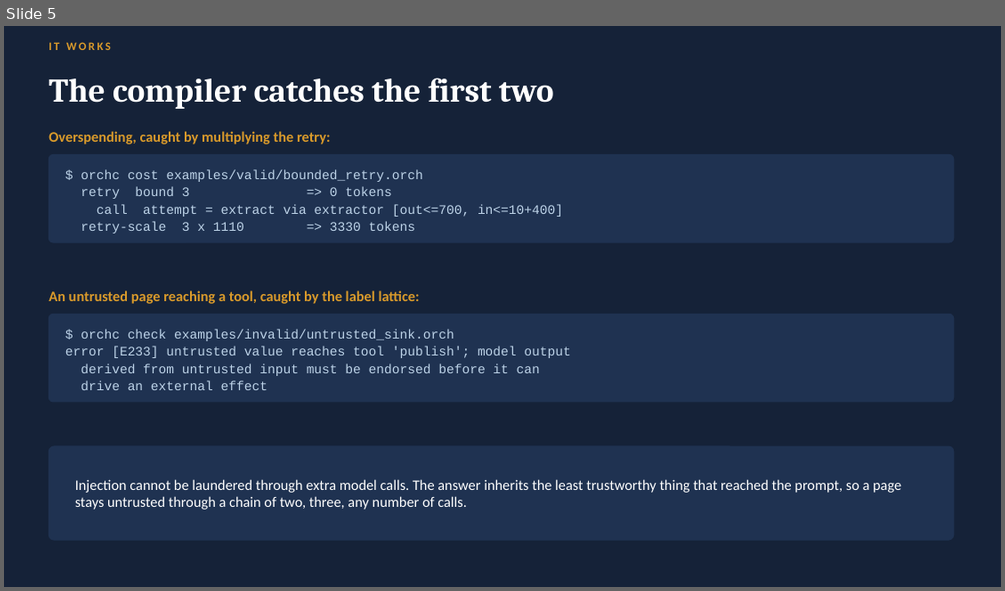
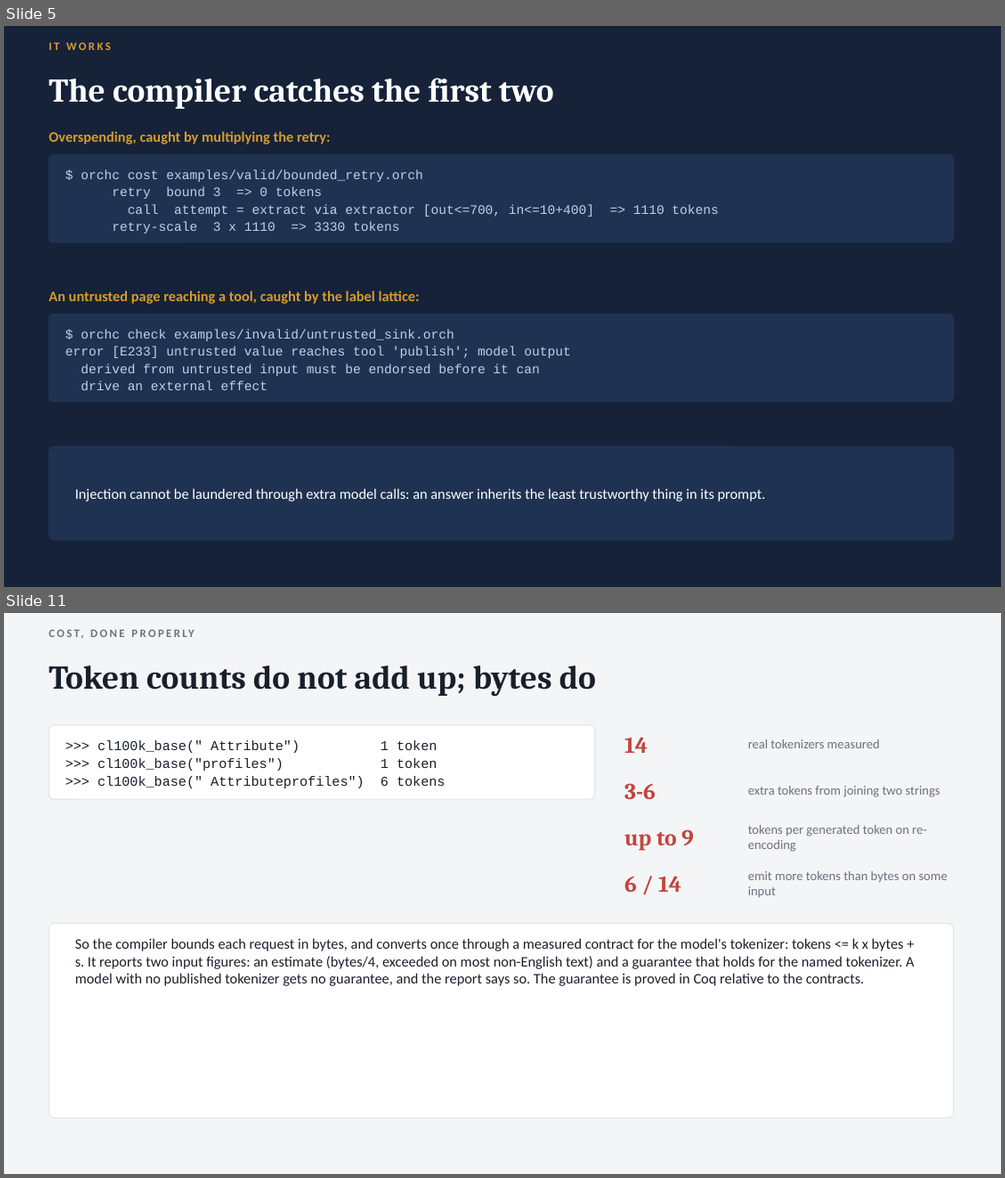
Before and after one commit to guyoverclocked/orchlang-compiler-design-project, a slide deck: submission/phase2/OrchLang_Phase2_Presentation_Nambi_Rajan_M.pptx. Shown one above the other, each under a label of ours: slide 5 before the commit, slides 5 and 11 after it; the slides between them are not shown. The pictures are 1005x591 and 1005x1178 pixels, drawn with LibreOffice and Linux fonts; fonts in the diff are those of the drawing. Boxes give left, top, right and bottom in pixels: in the first picture for what was removed or moved away, otherwise in the second. Text is boxed around its words. In the diff, an @@ line names an element or a change of style, - is before the commit and + after.

```diff
--- a/submission/phase2/OrchLang_Phase2_Presentation_Nambi_Rajan_M.pptx
+++ b/submission/phase2/OrchLang_Phase2_Presentation_Nambi_Rajan_M.pptx
@@ slide 11 added at [4,613,1001,1174], background #F4F5F7 @@
@@ text added at [48,622,954,644], 11 pt, text #6B7280, bold @@
+COST, DONE PROPERLY
@@ text added at [48,666,596,697], 32 pt, text #1A1F2B, bold @@
+Token counts do not add up; bytes do
@@ rounded rectangle added at [48,725,595,799], fill #FFFFFF, outline #E2E5EA 1 pt @@
@@ text added at [97,740,445,788], 13 pt, text #1A1F2B @@
+>>> cl100k_base(" Attribute") 1 token
+>>> cl100k_base("profiles") 1 token
+>>> cl100k_base(" Attributeprofiles") 6 tokens
@@ text added at [624,737,647,753], 22 pt, text #C2453D, bold @@
+14
@@ text added at [748,739,880,748], 12.5 pt, text #6B7280 @@
+real tokenizers measured
@@ text added at [624,783,655,799], 22 pt, text #C2453D, bold @@
+3-6
@@ text added at [748,786,940,797], 12.5 pt, text #6B7280 @@
+extra tokens from joining two strings
@@ text added at [748,825,927,852], 12.5 pt, text #6B7280 @@
+tokens per generated token on re-encoding
@@ text added at [624,829,694,850], 22 pt, text #C2453D, bold @@
+up to 9
@@ text added at [624,876,681,892], 22 pt, text #C2453D, bold @@
+6 / 14
@@ text added at [748,871,947,897], 12.5 pt, text #6B7280 @@
+emit more tokens than bytes on some input
@@ rounded rectangle added at [48,924,954,1118], fill #FFFFFF, outline #E2E5EA 1 pt @@
@@ text added at [75,938,914,986], 14 pt, text #1A1F2B @@
+So the compiler bounds each request in bytes, and converts once through a measured contract for the model's tokenizer: tokens <= k x bytes + s. It reports two input figures: an estimate (bytes/4, exceeded on most non-English text) and a guarantee that holds for the named tokenizer. A model with no published tokenizer gets no guarantee, and the report says so. The guarantee is proved in Coq relative to the contracts.
@@ slide 5 changed as well @@
@@ text at [128,204,594,216]: text changed @@
-call attempt = extract via extractor [out<=700, in<=10+400]
+call attempt = extract via extractor [out<=700, in<=10+400] => 1110 tokens
@@ text at [75,488,766,501]: text changed @@
-Injection cannot be laundered through extra model calls. The answer inherits the least trustworthy thing that reached the prompt, so a page stays untrusted through a chain of two, three, any number of calls.
+Injection cannot be laundered through extra model calls: an answer inherits the least trustworthy thing in its prompt.
```
Also in this commit, not shown: 9 other slides changed, 9 other slides added, 8 slides removed, 28 other files.
